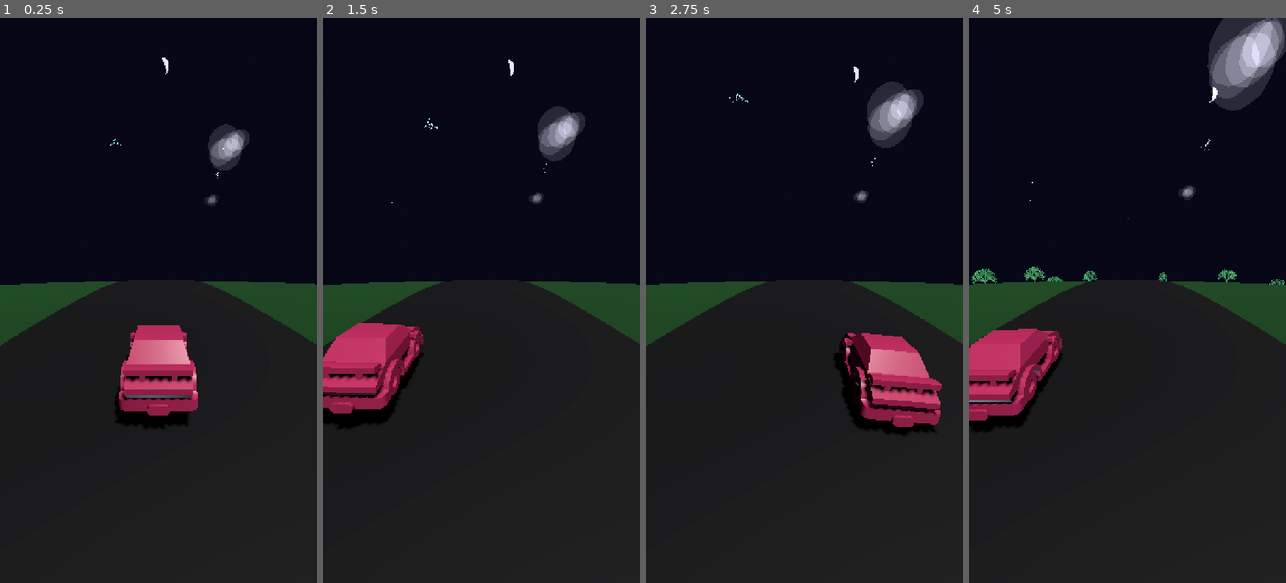
Above: before the commit, frames 1-4 (left to right).
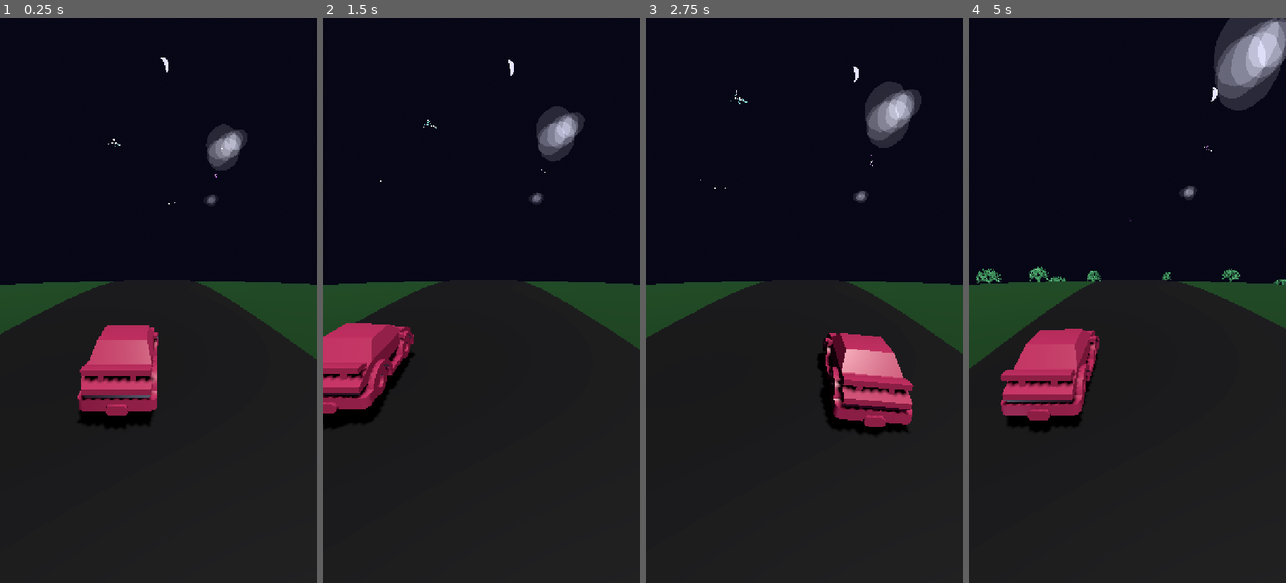
Above: after the commit, the same moments.

Repository: rooshimadethis/just-a-chill-drive
Game: Godot game, scene res://scenes/game.tscn
Same seed, same stepped clock (60 frames per second), same inputs: the game is played once before the commit and once after it.
Inputs (mouse positions are in pixels of both pictures, inside the frame that each line leads up to):
- Up to frame 1 (0.25 s): no input
- Up to frame 2 (1.5 s): move the mouse to (551, 272) at 0.52 s; hold Right (ui_right) 0.53-1.25 s; click (551, 272) at 0.67 s; drag from (418, 328) to (465, 413) at 1.27 s
- Up to frame 3 (2.75 s): move the mouse to (836, 176) at 2.02 s; hold Right (ui_right) from 2.03 s (still down)
- Up to frame 4 (5 s): release Right (ui_right) at 2.75 s; drag from (1111, 413) to (1032, 215) at 2.77 s; move the mouse to (1222, 385) at 3.52 s; hold Left (ui_left) 3.53-4.25 s; drag from (1032, 215) to (1079, 159) at 4.27 s

The runs differ from the first frame. In frame 1, 5.9% of the frame differs, in the area x 0-100%, y 7-73%; in frame 2, 2.8%; in frame 3, 5.6%; in frame 4, 9.5%, in the area x 0-100%, y 0-74%.

Commit message:
follow road and car movement

Diff:
--- a/scripts/game_manager.gd
+++ b/scripts/game_manager.gd
@@ -11,20 +11,36 @@
 	setup_environment()
 
 func _process(delta):
-	# Camera Following Logic for Winding Road
+	# Camera Following Logic - follows both road curve and player position
 
 	# Sync Time
 	var road_time = Time.get_ticks_msec() / 1000.0
 	RenderingServer.global_shader_parameter_set("road_time", road_time)
 
-	# Camera Logic
+	# Calculate road curve
 	var z = 0.0 # Player position
-	# Use exact same formula as shader
 	var curve_adjust = sin(z * 0.02 - road_time * 0.5) * 1.25
+
+	# Get player position
+	var player = get_node_or_null("/root/Game/Player")
+	var target_camera_x = 0.0
+
+	if player:
+		# Camera follows 50% of road curve + 20% of player's X position
+		target_camera_x = (curve_adjust * 0.5) + (player.position.x * 0.2)
+	else:
+		# Fallback to 50% road curve if player not found
+		target_camera_x = curve_adjust * 0.5
+
+	# Smoothly lerp camera to target position (same damping as player: 10.0)
+	camera_x = lerp(camera_x, target_camera_x, 10.0 * delta)
 
 	var cam = get_viewport().get_camera_3d()
 	if cam:
-		cam.position.x = curve_adjust
+		cam.position.x = camera_x
+
+
+
 
 func add_harmony(amount: int = 1):
 	harmony_score += amount
